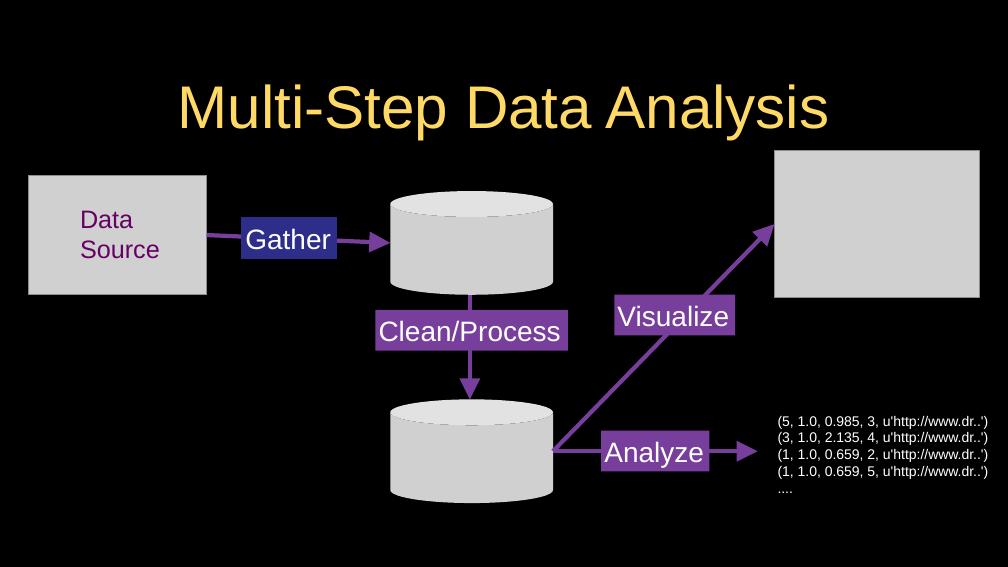
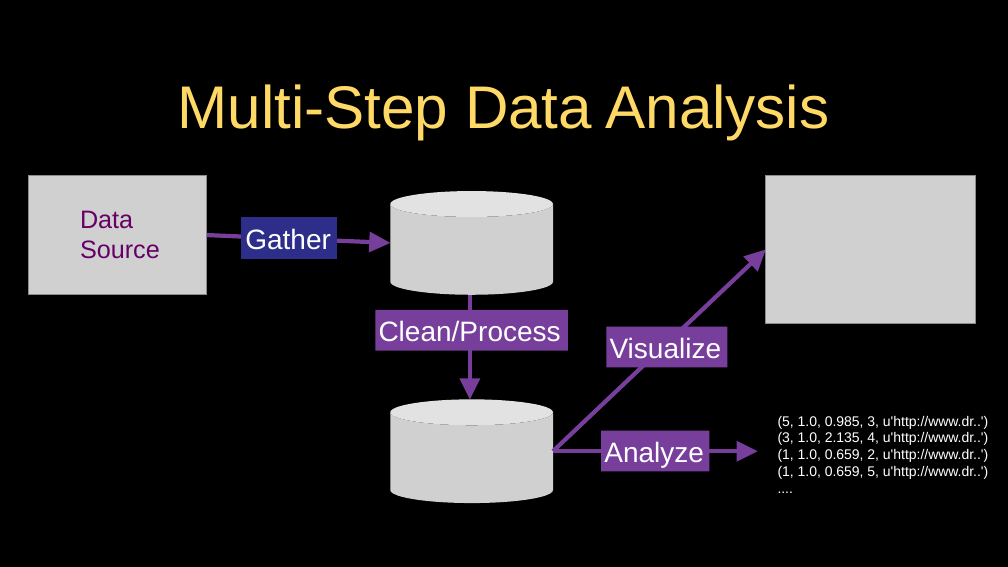
Before and after one commit to csev/py4e, a slide deck: slide 2 of lectures3/Pythonlearn-16-Data-Viz.pptx. Drawn at 1008x567 pixels with LibreOffice and Linux fonts; fonts in the diff are those of the drawing; grey boxes stand for pictures. Boxes give left, top, right and bottom in pixels: in the first picture for what was removed or moved away, otherwise in the second. Text is boxed around its words. In the diff, an @@ line names an element or a change of style, - is before the commit and + after.

```diff
--- a/lectures3/Pythonlearn-16-Data-Viz.pptx
+++ b/lectures3/Pythonlearn-16-Data-Viz.pptx
@@ picture: place and size @@
-picture at bbox=[774, 150, 979, 297]
+picture at bbox=[766, 175, 976, 324]
@@ arrow moved from (553, 452) - (774, 224) to (553, 452) - (766, 250) @@
@@ rectangle "Visualize": place and size @@
-rectangle "Visualize" at bbox=[614, 294, 735, 335]
+rectangle "Visualize" at bbox=[607, 327, 728, 367]
```
Also in this commit, not shown: 4 other slides changed, 15 other files.
